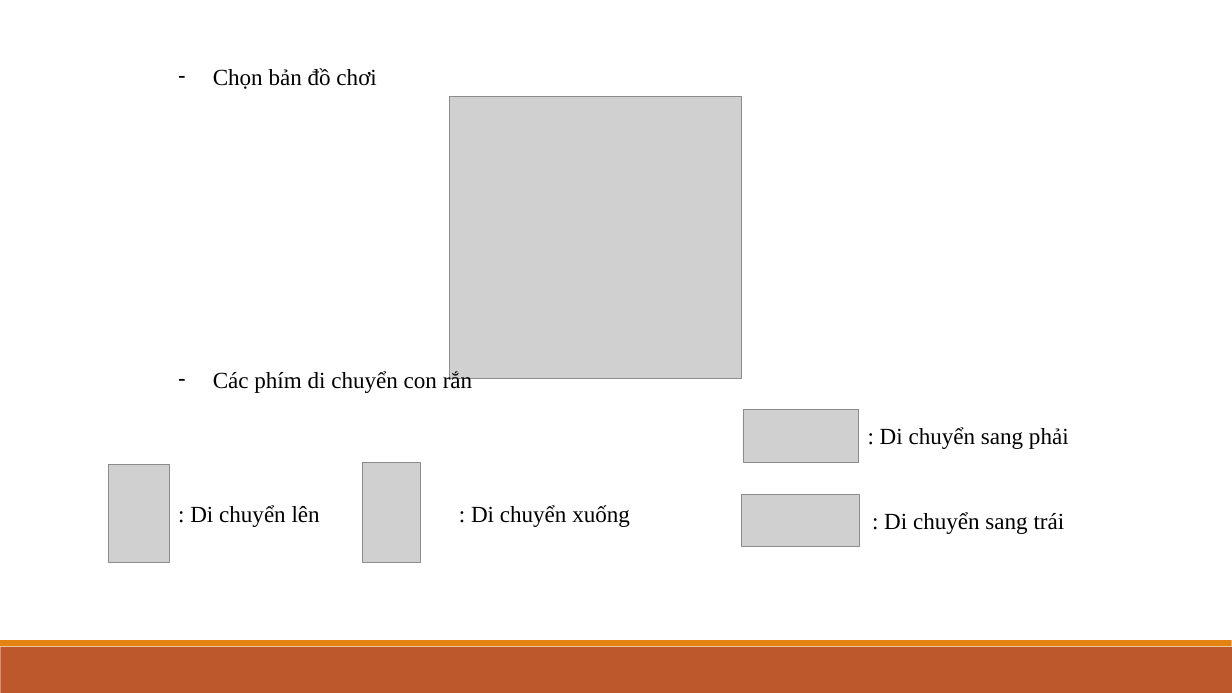
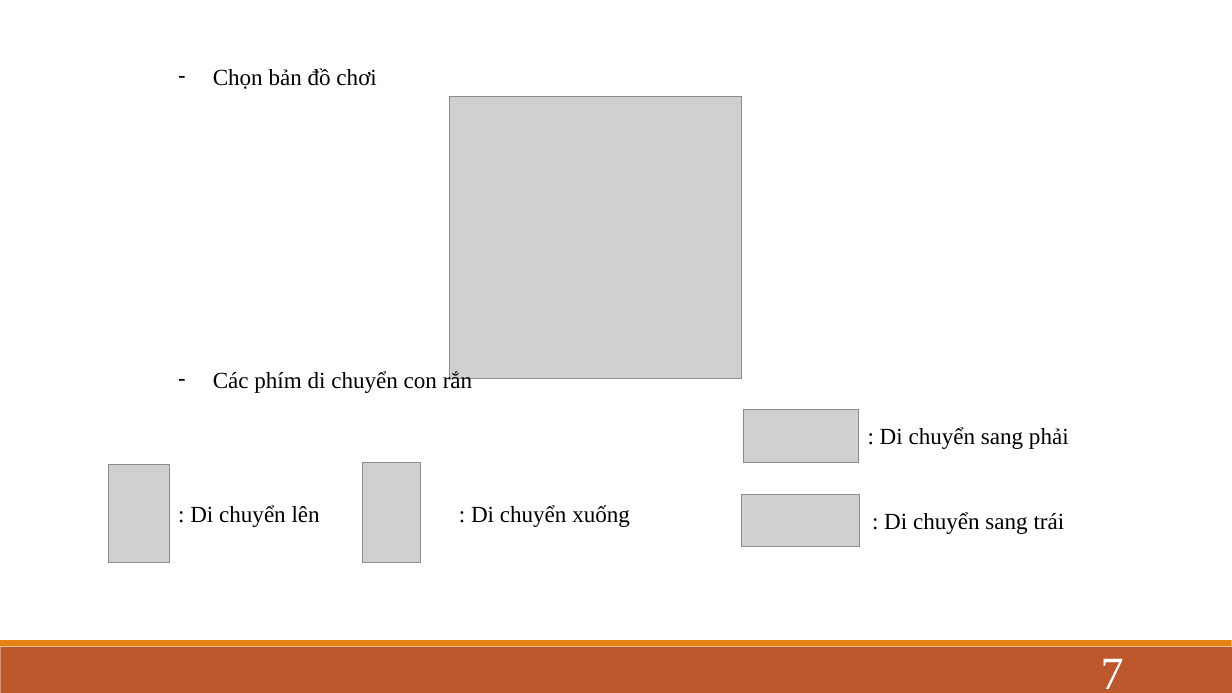
Before and after one commit to BaiCuoiKy/GameConRan, a slide deck: slide 7 of báo-cáo-game.pptx. Drawn at 1232x693 pixels with LibreOffice and Linux fonts; fonts in the diff are those of the drawing; grey boxes stand for pictures. Boxes give left, top, right and bottom in pixels: in the first picture for what was removed or moved away, otherwise in the second. Text is boxed around its words. In the diff, an @@ line names an element or a change of style, - is before the commit and + after.

```diff
--- a/báo-cáo-game.pptx
+++ b/báo-cáo-game.pptx
@@ page number added at (1101, 658, 1124, 689), 36 pt, text #FFFFFF @@
+7
```
Also in this commit, not shown: 9 other slides changed, 1 slide added.
